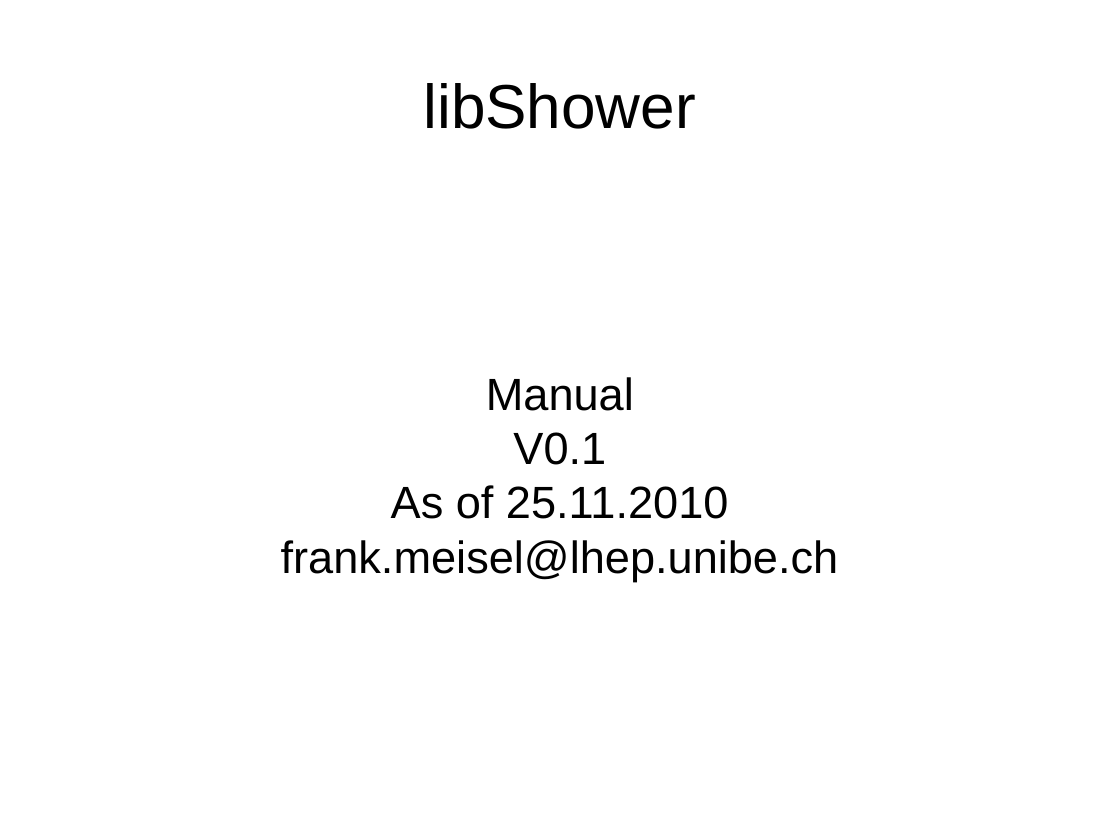
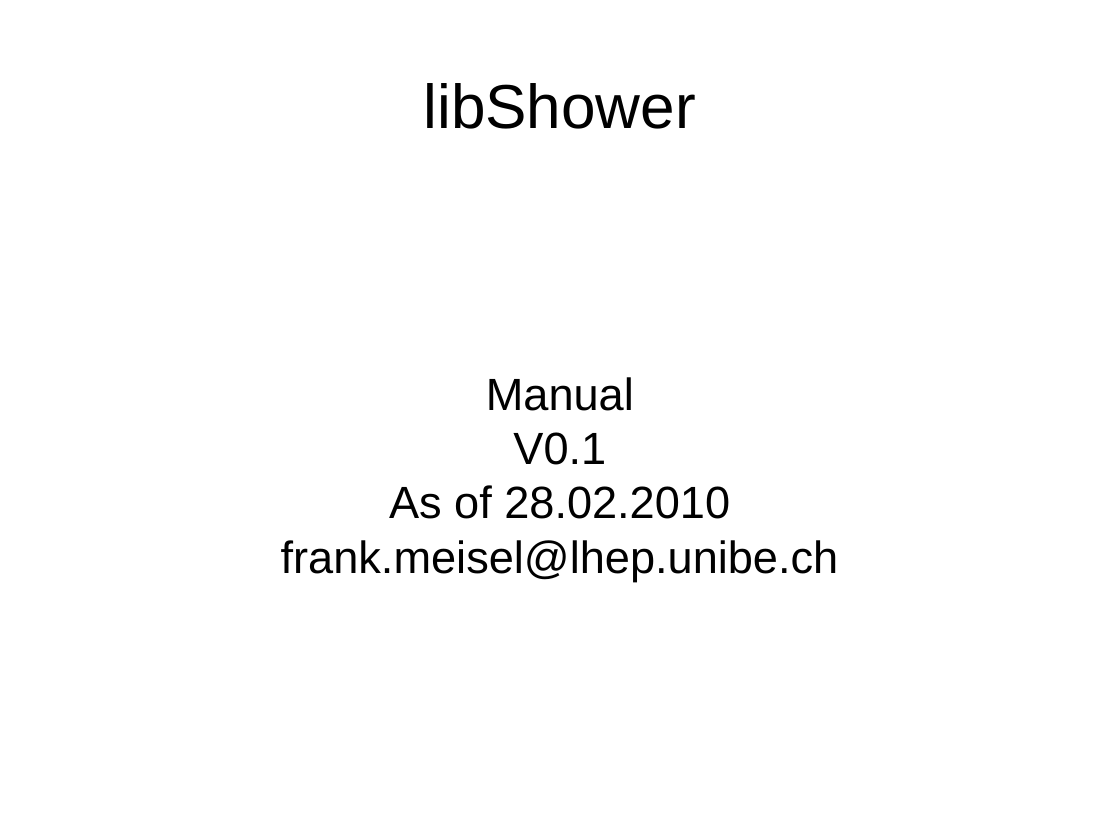
Before and after one commit to antonioiuliano2/fedra, a slide deck: slide 1 of src/libShower/libShowerMANUAL.odp. Drawn at 1120x840 pixels with LibreOffice and Linux fonts; fonts in the diff are those of the drawing. Boxes give left, top, right and bottom in pixels: in the first picture for what was removed or moved away, otherwise in the second. Text is boxed around its words. In the diff, an @@ line names an element or a change of style, - is before the commit and + after.

```diff
--- a/src/libShower/libShowerMANUAL.odp
+++ b/src/libShower/libShowerMANUAL.odp
@@ subtitle at <box>389,485,730,519</box>: text changed @@
-As of 25.11.2010
+As of 28.02.2010
```
Also in this commit, not shown: 1 slide added, 3 other files.
